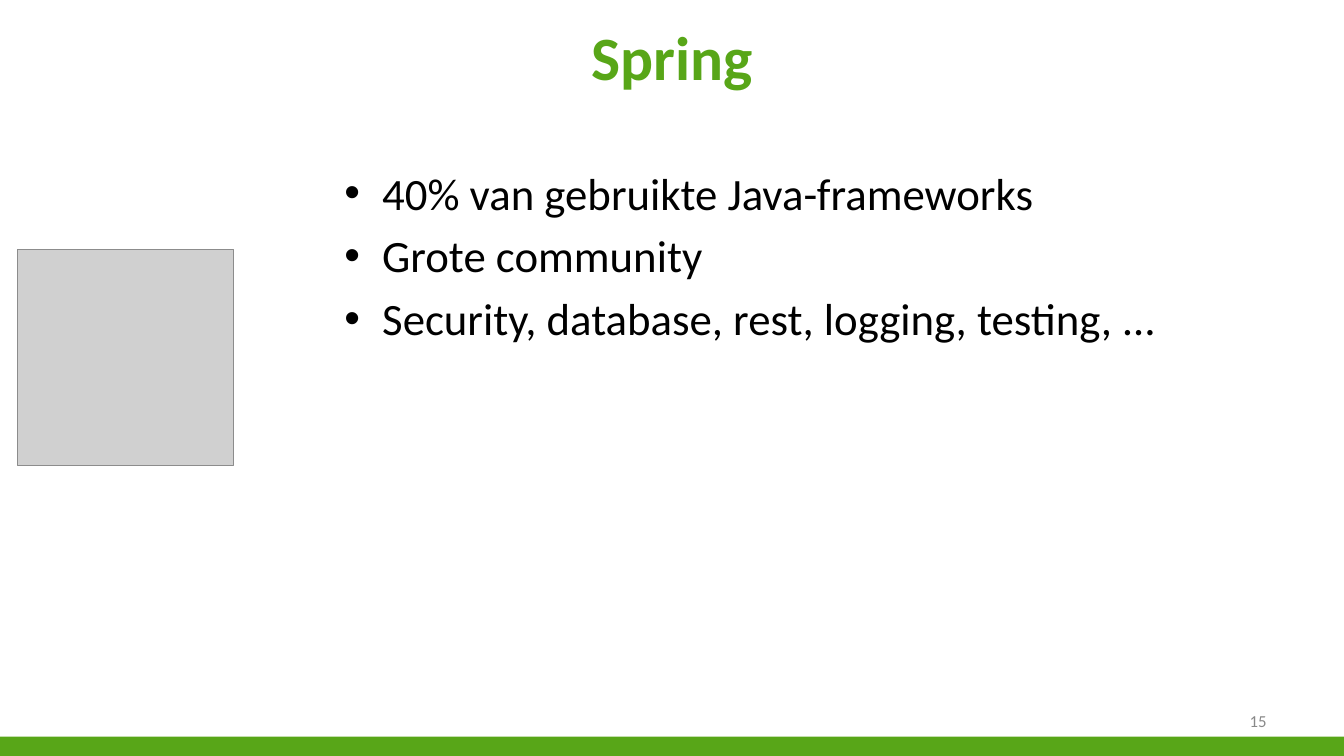
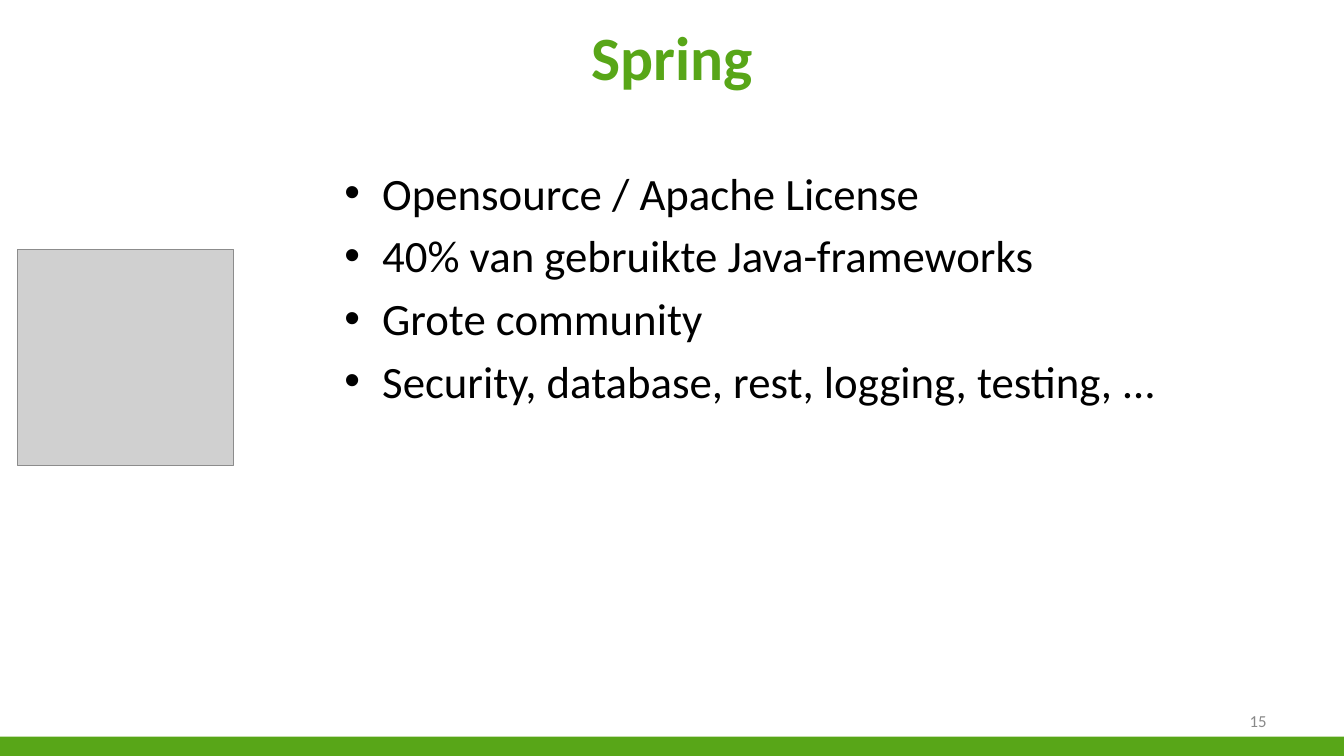
Before and after one commit to niekvandael/iTalent, a slide deck: slide 15 of italent/documents/Presentatie/Presentatie.pptx. Drawn at 1344x756 pixels with LibreOffice and Linux fonts; fonts in the diff are those of the drawing; grey boxes stand for pictures; background and template pictures are left out. Boxes give left, top, right and bottom in pixels: in the first picture for what was removed or moved away, otherwise in the second. Text is boxed around its words. In the diff, an @@ line names an element or a change of style, - is before the commit and + after.

```diff
--- a/italent/documents/Presentatie/Presentatie.pptx
+++ b/italent/documents/Presentatie/Presentatie.pptx
@@ text at [382,179,919,218]: paragraph added @@
+• Opensource / Apache License
```
Also in this commit, not shown: 6 other slides changed, 2 slides added, 9 slides removed, 2 other files.
